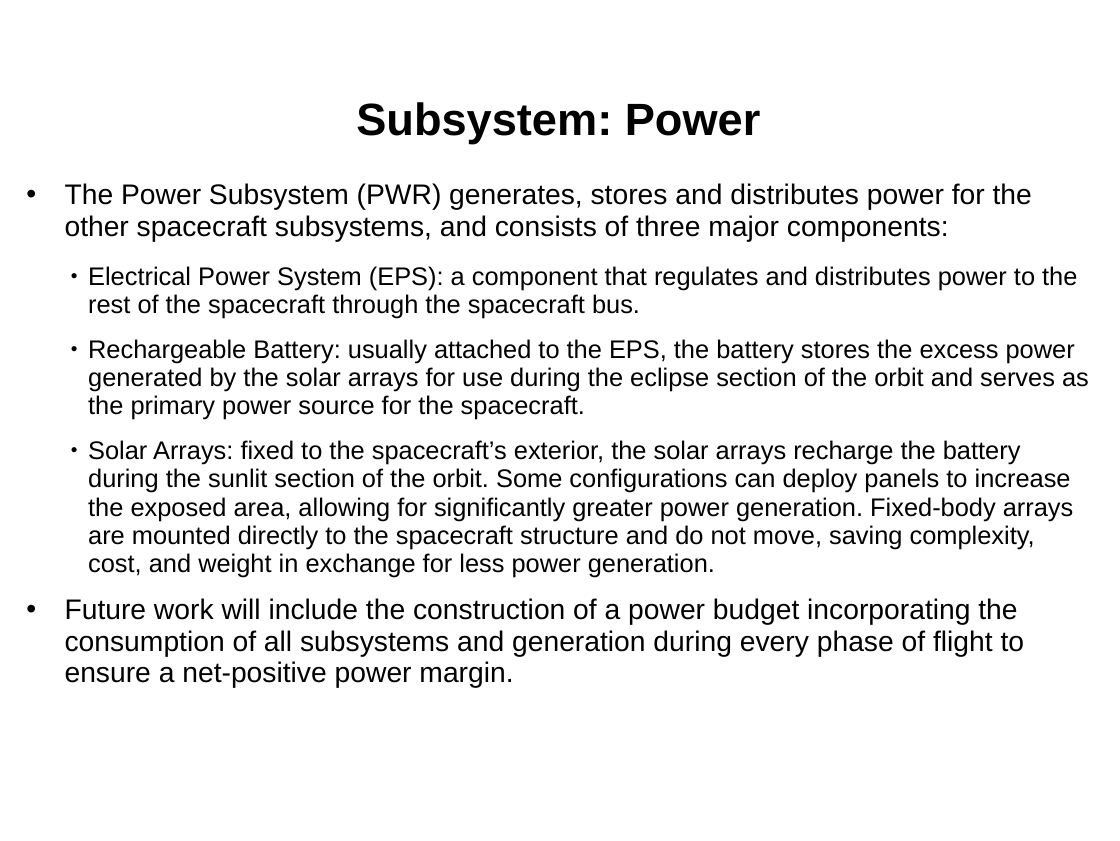
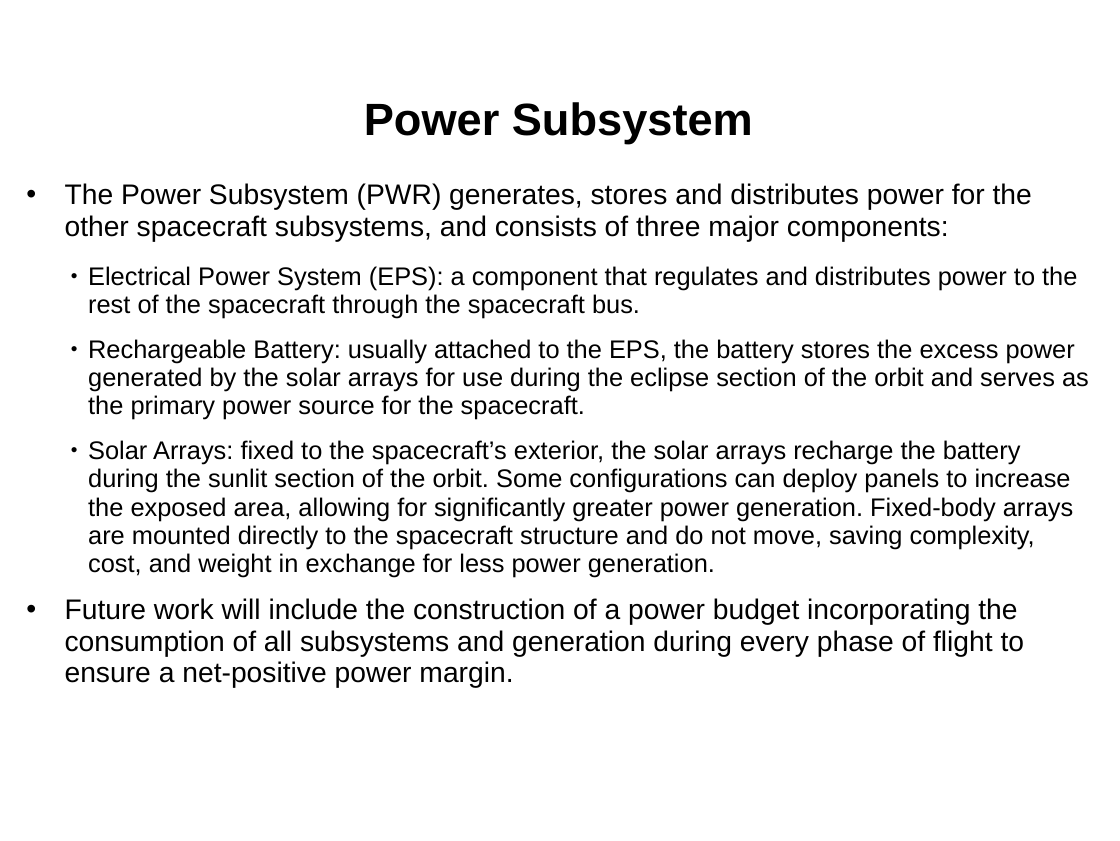
Before and after one commit to RascalSeniorDesign/Preliminary-Design, a slide deck: slide 28 of CMQA/Presentations/First-Semester-Presentation (Internal Use Only).ppt (slide 21 before the commit). Drawn at 1120x841 pixels with LibreOffice and Linux fonts; fonts in the diff are those of the drawing; background and template pictures are left out. Boxes give left, top, right and bottom in pixels: in the first picture for what was removed or moved away, otherwise in the second. Text is boxed around its words. In the diff, an @@ line names an element or a change of style, - is before the commit and + after.

```diff
--- a/CMQA/Presentations/First-Semester-Presentation (Internal Use Only).ppt
+++ b/CMQA/Presentations/First-Semester-Presentation (Internal Use Only).ppt
@@ text at [364,102,753,143]: text changed @@
-Subsystem: Power
+Power Subsystem
```
Also in this commit, not shown: 23 other slides changed, 6 slides added, 3 slides removed.
